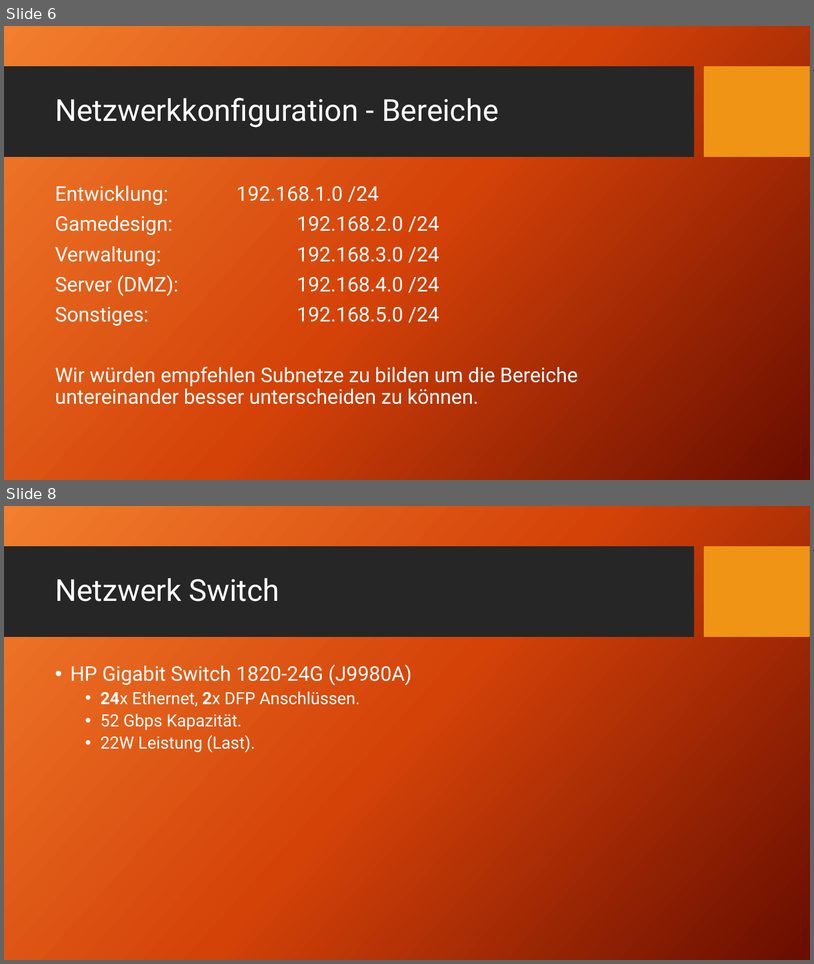
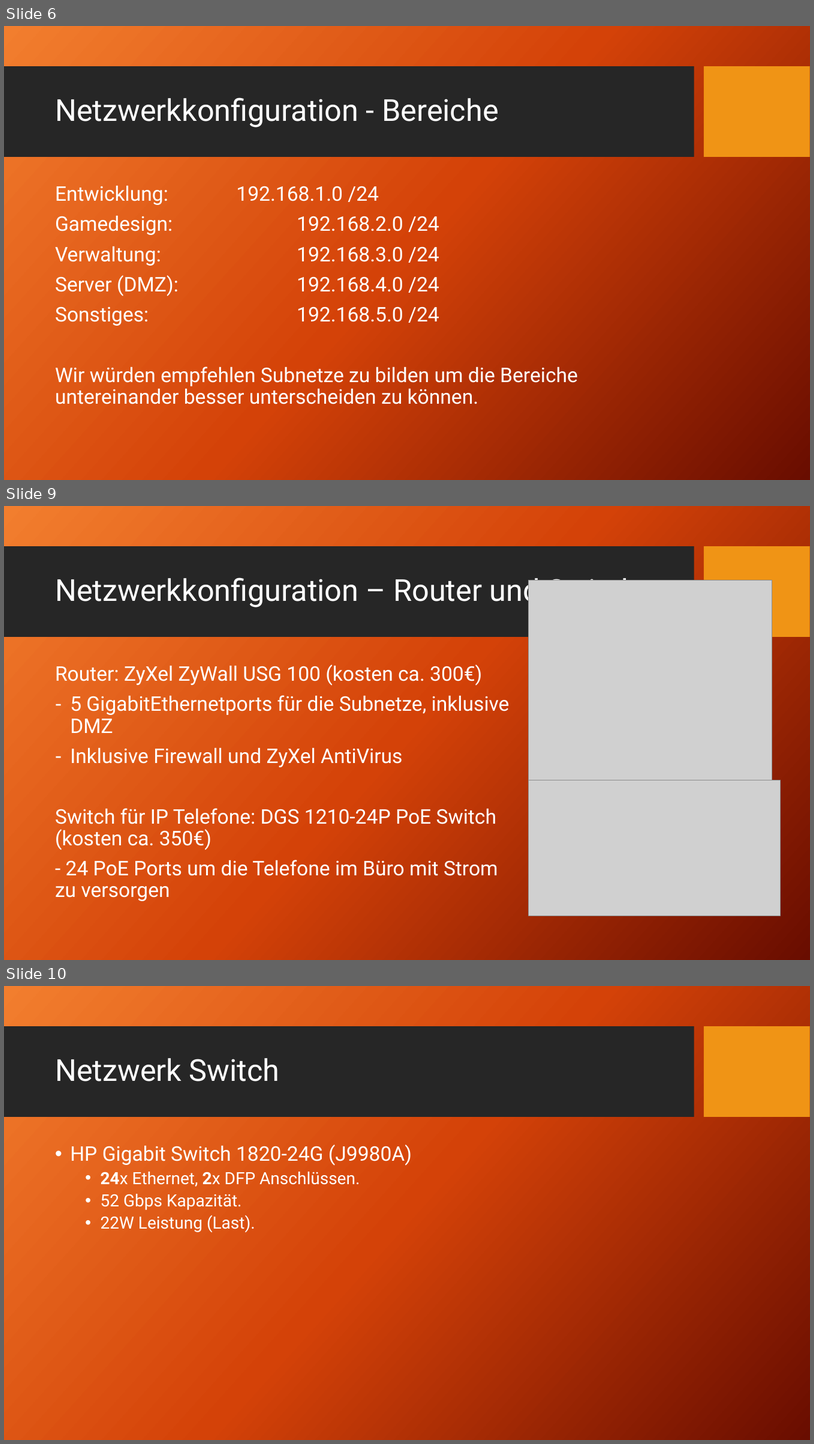
Before and after one commit to HaJaReDeluxe/mintBerryCrunchGames, a slide deck: Angebot für mintBerryCrunchGames GmbH.pptx. Shown one above the other, each under a label of ours: slides 6 and 8 before the commit, slides 6, 9 and 10 after it; the slides between them are not shown. The pictures are 814x964 and 814x1444 pixels, drawn with LibreOffice and Linux fonts; fonts in the diff are those of the drawing; grey boxes stand for pictures; background and template pictures are left out. Boxes give left, top, right and bottom in pixels: in the first picture for what was removed or moved away, otherwise in the second. Text is boxed around its words. In the diff, an @@ line names an element or a change of style, - is before the commit and + after.

```diff
--- a/Angebot für mintBerryCrunchGames GmbH.pptx
+++ b/Angebot für mintBerryCrunchGames GmbH.pptx
@@ slide 9 added at bbox=[4, 506, 810, 960], background picture (left out); not listed: 2 template elements that a slide beside it also shows @@
@@ title added at bbox=[55, 573, 638, 608], 36 pt, text #FFFFFF @@
+Netzwerkkonfiguration – Router und Switch
@@ picture added at bbox=[529, 580, 773, 823] @@
@@ text added at bbox=[55, 664, 510, 901], 24 pt, text #FFFFFF @@
+Router: ZyXel ZyWall USG 100 (kosten ca. 300€)
+– 5 GigabitEthernetports für die Subnetze, inklusive DMZ
+– Inklusive Firewall und ZyXel AntiVirus
+Switch für IP Telefone: DGS 1210-24P PoE Switch (kosten ca. 350€)
+- 24 PoE Ports um die Telefone im Büro mit Strom zu versorgen
@@ picture added at bbox=[529, 780, 782, 916] @@
@@ what was slide 8 is now slide 10 @@
```
Also in this commit, not shown: 1 slide changed, 2 other slides added, 1 slide removed.
